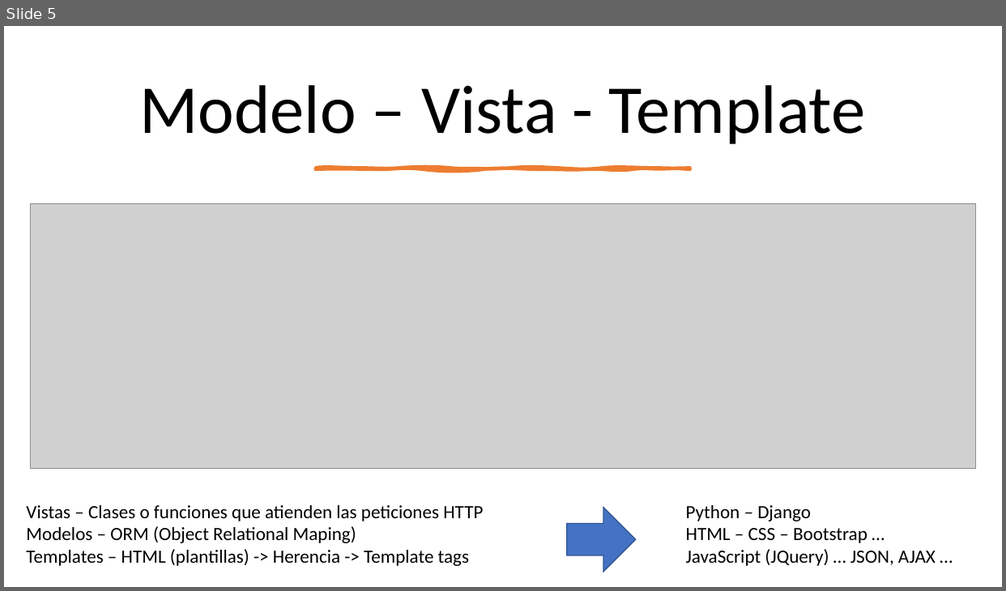
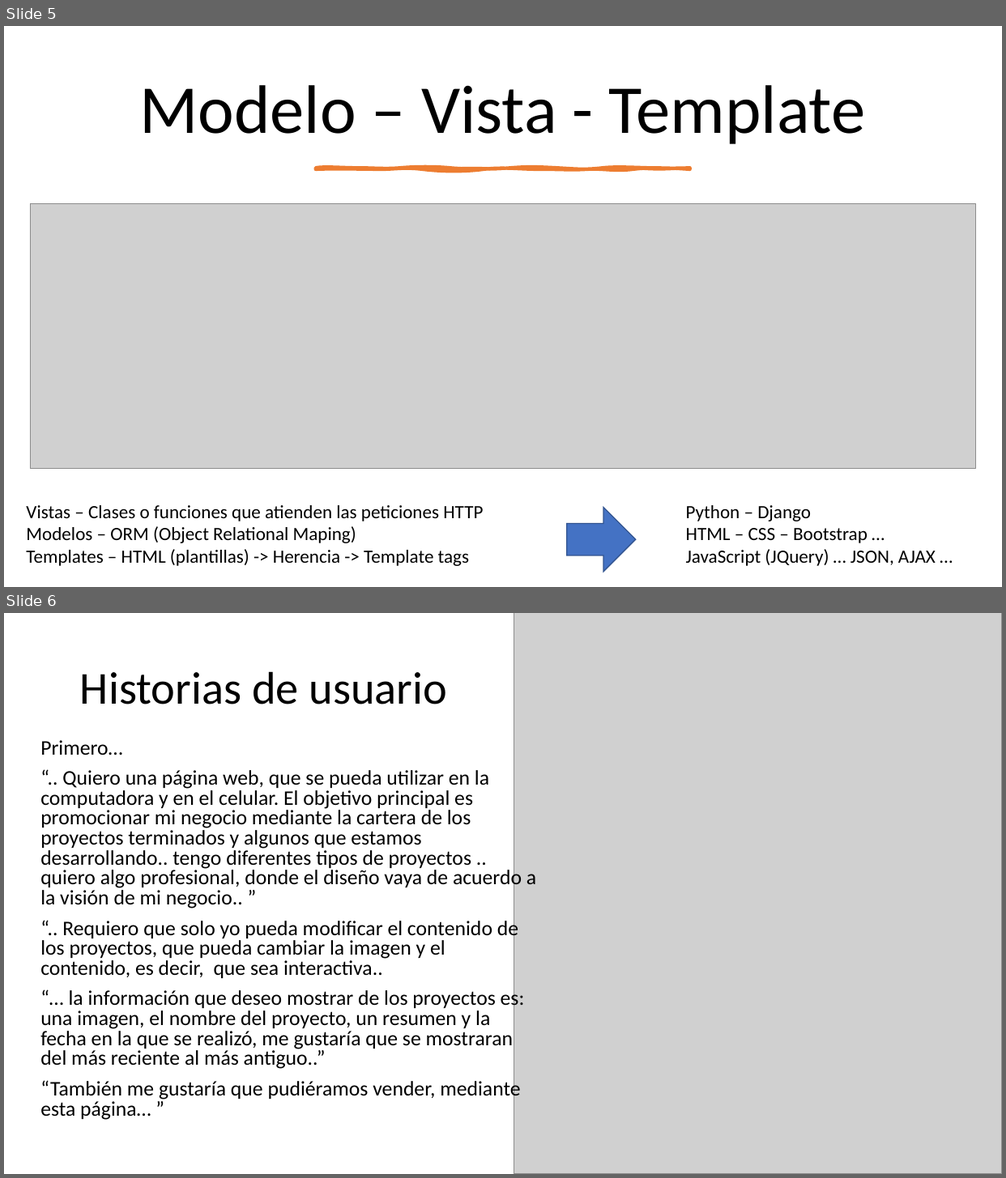
Before and after one commit to franvazgom/masterClassCBV, a slide deck: docs/MasterClass2023.pptx. Shown one above the other, each under a label of ours: slide 5 before the commit, slides 5 and 6 after it. The pictures are 1006x591 and 1006x1178 pixels, drawn with LibreOffice and Linux fonts; fonts in the diff are those of the drawing; grey boxes stand for pictures. Boxes give left, top, right and bottom in pixels: in the first picture for what was removed or moved away, otherwise in the second. Text is boxed around its words. In the diff, an @@ line names an element or a change of style, - is before the commit and + after.

```diff
--- a/docs/MasterClass2023.pptx
+++ b/docs/MasterClass2023.pptx
@@ slide 6 added at (4,613,1002,1174), background #FFFFFF @@
@@ picture added at (513,613,1002,1174) @@
@@ title added at (80,671,448,705), 44 pt, text #000000 @@
+Historias de usuario
@@ text added at (40,740,536,1120), 20 pt, text #000000 @@
+Primero…
+“.. Quiero una página web, que se pueda utilizar en la computadora y en el celular. El objetivo principal es promocionar mi negocio mediante la cartera de los proyectos terminados y algunos que estamos desarrollando.. tengo diferentes tipos de proyectos .. quiero algo profesional, donde el diseño vaya de acuerdo a la visión de mi negocio.. ”
+“.. Requiero que solo yo pueda modificar el contenido de los proyectos, que pueda cambiar la imagen y el contenido, es decir, que sea interactiva..
+“… la información que deseo mostrar de los proyectos es: una imagen, el nombre del proyecto, un resumen y la fecha en la que se realizó, me gustaría que se mostraran del más reciente al más antiguo..”
+“También me gustaría que pudiéramos vender, mediante esta página… ”
```
Also in this commit, not shown: 3 slides changed, 4 other slides added, 1 slide removed, 13 other files.
